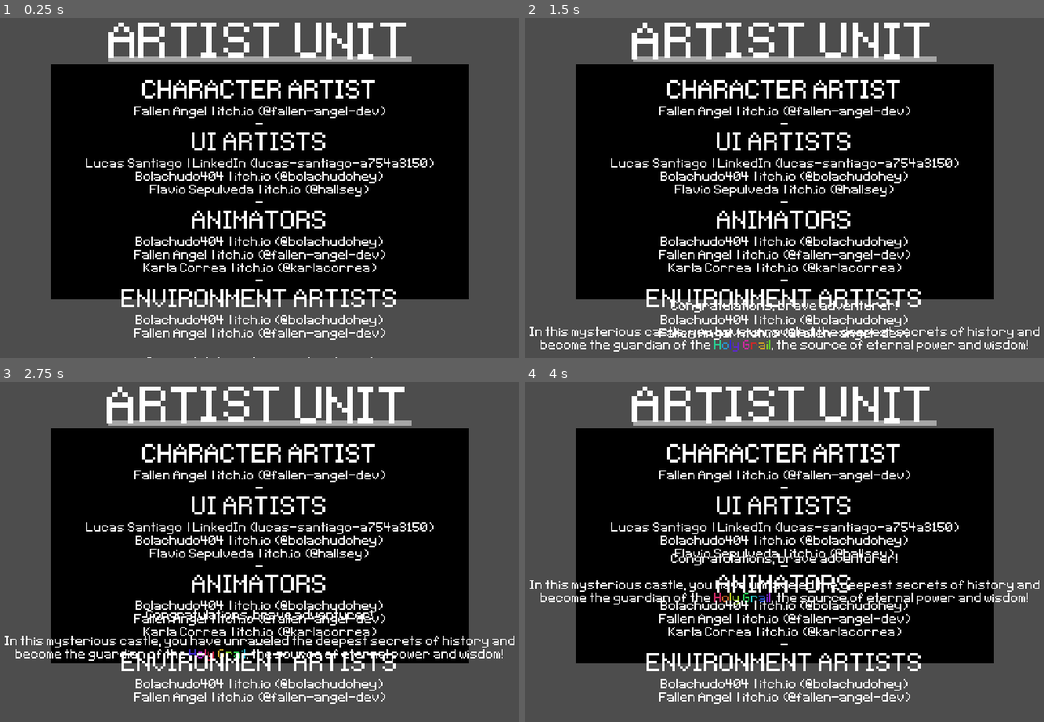
Above: before the commit, frames 1-4 (two rows, left to right).
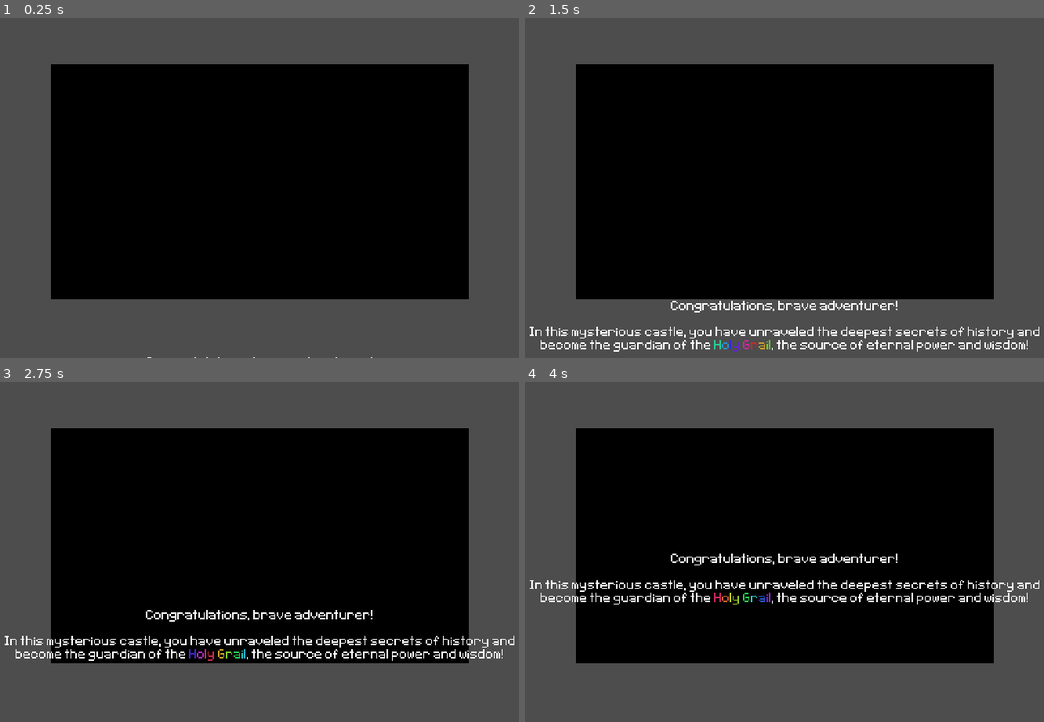
Above: after the commit, the same moments.

Repository: gumaciel/awesome-game-jam-01
Game: Godot game, scene res://scenes/main/main.tscn
The game is run twice, just before and just after one commit, with the same random seed, the same clock (stepped at 60 frames per second) and the same inputs. The engine's default icon, where the game draws it, is replaced by a stand-in: a white triangle on a blue panel in a dark square.
Inputs (mouse positions are in pixels of both pictures, inside the frame that each line leads up to):
- Up to frame 1 (0.25 s): no input
- Up to frame 2 (1.5 s): move the mouse to (924, 164) at 0.52 s; hold D (move_right) 0.53-1.28 s; hold J (alternate) 0.53-1.28 s; click (924, 164) at 0.67 s; move the mouse to (659, 198) at 1.27 s; hold S (move_down) from 1.28 s (still down); tap J (alternate) at 1.35 s
- Up to frame 3 (2.75 s): move the mouse to (321, 467) at 2.02 s; release S (move_down) at 2.03 s; hold D (move_right) from 2.03 s (still down); hold J (alternate) from 2.03 s (still down)
- Up to frame 4 (4 s): move the mouse to (753, 616) at 2.77 s; release D (move_right) at 2.78 s; release J (alternate) at 2.78 s; hold W (move_up) 2.78-3.53 s; tap J (alternate) at 2.85 s; click (753, 616) at 2.92 s; move the mouse to (971, 599) at 3.52 s; hold A (move_left) from 3.53 s (still down); hold J (alternate) from 3.53 s (still down)

The runs differ from the first frame. In frame 1, 9.6% of the frame differs, in the area x 16-84%, y 1-95%; in frame 2, 9.5%; in frame 3, 9.5%; in frame 4, 9.5%.

Commit message:
Update ending.tscn

Diff:
--- a/scenes/ending/ending.tscn
+++ b/scenes/ending/ending.tscn
@@ -196,9 +196,61 @@
 "update": 0,
 "values": [Vector2(0, 250), Vector2(0, 0), Vector2(0, 0), Vector2(0, -260)]
 }
+tracks/15/type = "value"
+tracks/15/imported = false
+tracks/15/enabled = true
+tracks/15/path = NodePath("Artist/ArtistUnit:visible")
+tracks/15/interp = 1
+tracks/15/loop_wrap = true
+tracks/15/keys = {
+"times": PackedFloat32Array(0, 115),
+"transitions": PackedFloat32Array(1, 1),
+"update": 1,
+"values": [true, false]
+}
+tracks/16/type = "value"
+tracks/16/imported = false
+tracks/16/enabled = true
+tracks/16/path = NodePath("Artist/ArtistUnit:position")
+tracks/16/interp = 1
+tracks/16/loop_wrap = true
+tracks/16/keys = {
+"times": PackedFloat32Array(100, 106, 109, 115),
+"transitions": PackedFloat32Array(1, 1, 1, 1),
+"update": 0,
+"values": [Vector2(0, 260), Vector2(0, 0), Vector2(0, 0), Vector2(0, -270)]
+}
+
+[sub_resource type="Animation" id="Animation_bjgrm"]
+length = 0.001
+tracks/0/type = "value"
+tracks/0/imported = false
+tracks/0/enabled = true
+tracks/0/path = NodePath("Artist/ArtistUnit:visible")
+tracks/0/interp = 1
+tracks/0/loop_wrap = true
+tracks/0/keys = {
+"times": PackedFloat32Array(0),
+"transitions": PackedFloat32Array(1),
+"update": 1,
+"values": [true]
+}
+tracks/1/type = "value"
+tracks/1/imported = false
+tracks/1/enabled = true
+tracks/1/path = NodePath("Artist/ArtistUnit:position")
+tracks/1/interp = 1
+tracks/1/loop_wrap = true
+tracks/1/keys = {
+"times": PackedFloat32Array(0),
+"transitions": PackedFloat32Array(1),
+"update": 0,
+"values": [Vector2(0, 0)]
+}
 
 [sub_resource type="AnimationLibrary" id="AnimationLibrary_6nqxf"]
 _data = {
+"RESET": SubResource("Animation_bjgrm"),
 "load": SubResource("Animation_pr8wy")
 }
 
@@ -549,10 +601,10 @@
 anchor_top = 0.5
 anchor_right = 0.5
 anchor_bottom = 0.5
-offset_left = -116.0
-offset_top = -102.0
-offset_right = 116.0
-offset_bottom = 102.0
+offset_left = -133.5
+offset_top = -122.0
+offset_right = 133.5
+offset_bottom = 122.0
 grow_horizontal = 2
 grow_vertical = 2
 
Not shown: 1 places in scenes/ending/ending.tscn that only renumber resources
